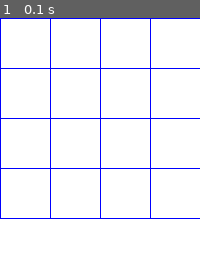
Above: before the commit, frame 1.
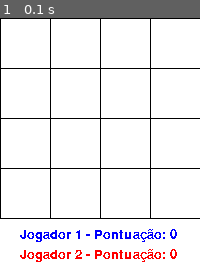
Above: after the commit, the same moment.

Repository: ThiagoDiasFigueiredo/Caca_ao_tesouro_Pygame
Game: pygame game, started from main.py
Two runs of this game, one before a commit and one after it. Both use one fixed random seed, a clock stepped at 60 frames per second and the inputs below.
Inputs:
- Up to frame 1 (0.1 s): no input

The runs differ from the first frame. In frame 1, 5.8% of the frame differs, in the area x 0-100%, y 0-98%.

Commit message:
Update main.py

Diff:
--- a/main.py
+++ b/main.py
@@ -1,4 +1,5 @@
 import pygame
+import random
 def main():
     #Tela
     pygame.init()
@@ -6,6 +7,8 @@
     altura = 250
     tela = pygame.display.set_mode((largura,altura))
     pygame.display.set_caption('Caça ao tesouro')
+    jogador_1 = 0
+    jogador_2 = 0
  #Desenhar as coisas
     cores = {
         'branca': (255,255,255),
@@ -21,20 +24,19 @@
     pos_y = 0
     #Linhas horizontais
     for i in range(num_linhas + 1):  # +1 para fechar a última borda
-        pygame.draw.line(tela, cores['azul'], (0, pos_y), (tamanho_grade, pos_y), 1)
+        pygame.draw.line(tela, cores['preto'], (0, pos_y), (tamanho_grade, pos_y), 1)
         pos_y += lado_quadrado
 
     pos_x = 0
     #Linhas verticais
     for j in range(num_linhas + 1):
-        pygame.draw.line(tela, cores['azul'], (pos_x, 0), (pos_x, tamanho_grade), 1)
+        pygame.draw.line(tela, cores['preto'], (pos_x, 0), (pos_x, tamanho_grade), 1)
         pos_x += lado_quadrado
 
+    fonte = pygame.font.Font(None,20)
+    texto_jogador_1 = fonte.render(f'Jogador 1 - Pontuação: {jogador_1}',False,cores['azul'])
+    texto_jogador_2 = fonte.render(f'Jogador 2 - Pontuação: {jogador_2}',False,cores['vermelho'])
 #Spawn tesouro
-
-#Spawn baús
-
-#Casas vazias
 
 #Looping do jogo
     running = True
@@ -43,6 +45,8 @@
             if evento.type == pygame.QUIT:
                 running = False
 
+        tela.blit(texto_jogador_1,(20,210))
+        tela.blit(texto_jogador_2,(20,230))
         pygame.display.update()
 if __name__ == '__main__':
     main()
